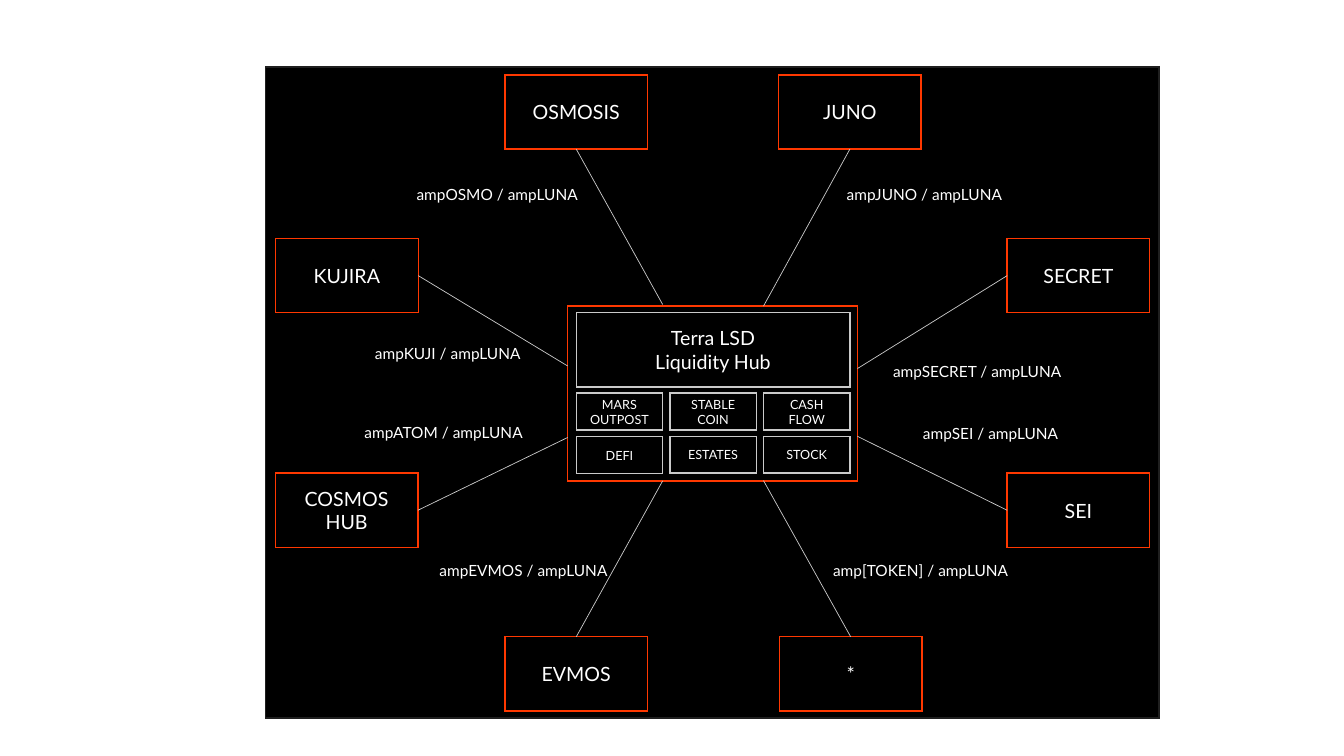
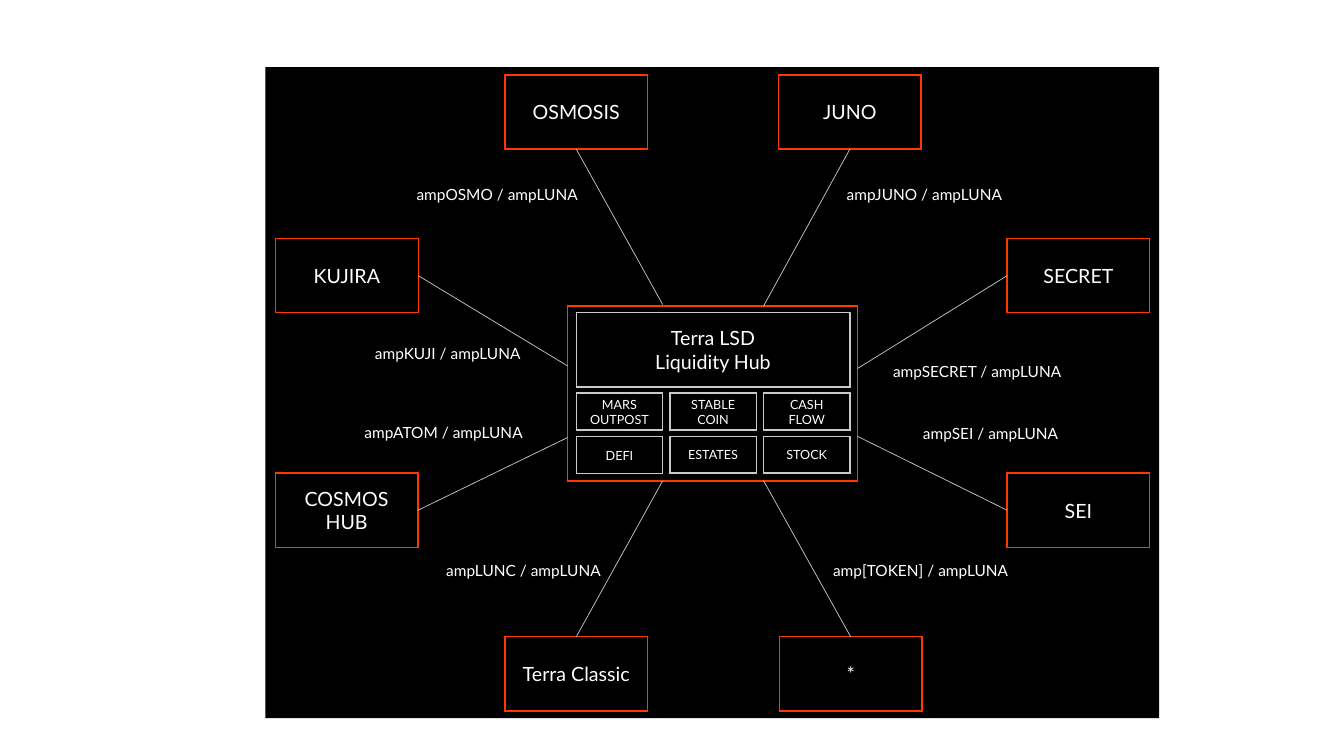
Before and after one commit to erisprotocol/docs, a slide deck: slide 21 of _assets/eris.pptx. Drawn at 1344x756 pixels with LibreOffice and Linux fonts; fonts in the diff are those of the drawing. Boxes give left, top, right and bottom in pixels: in the first picture for what was removed or moved away, otherwise in the second. Text is boxed around its words. In the diff, an @@ line names an element or a change of style, - is before the commit and + after.

```diff
--- a/_assets/eris.pptx
+++ b/_assets/eris.pptx
@@ rectangle at (265, 68, 1159, 719): outline #202020 1 pt to none @@
@@ text at (446, 565, 601, 579): text changed @@
-ampEVMOS / ampLUNA
+ampLUNC / ampLUNA
@@ text in rectangle at (523, 666, 630, 681): text changed @@
-EVMOS
+Terra Classic
```
Also in this commit, not shown: 1 other slide changed, 5 other files.
